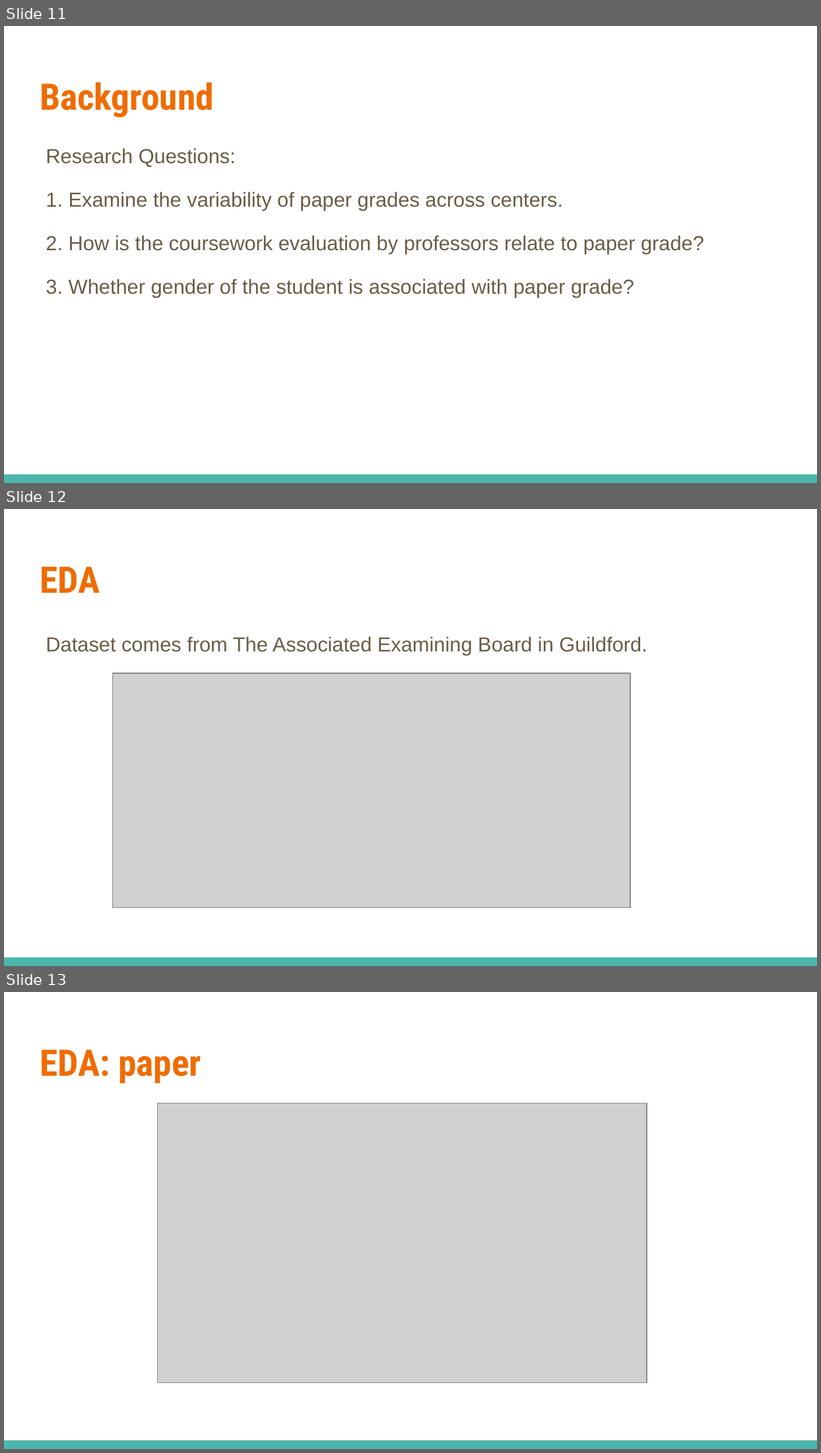
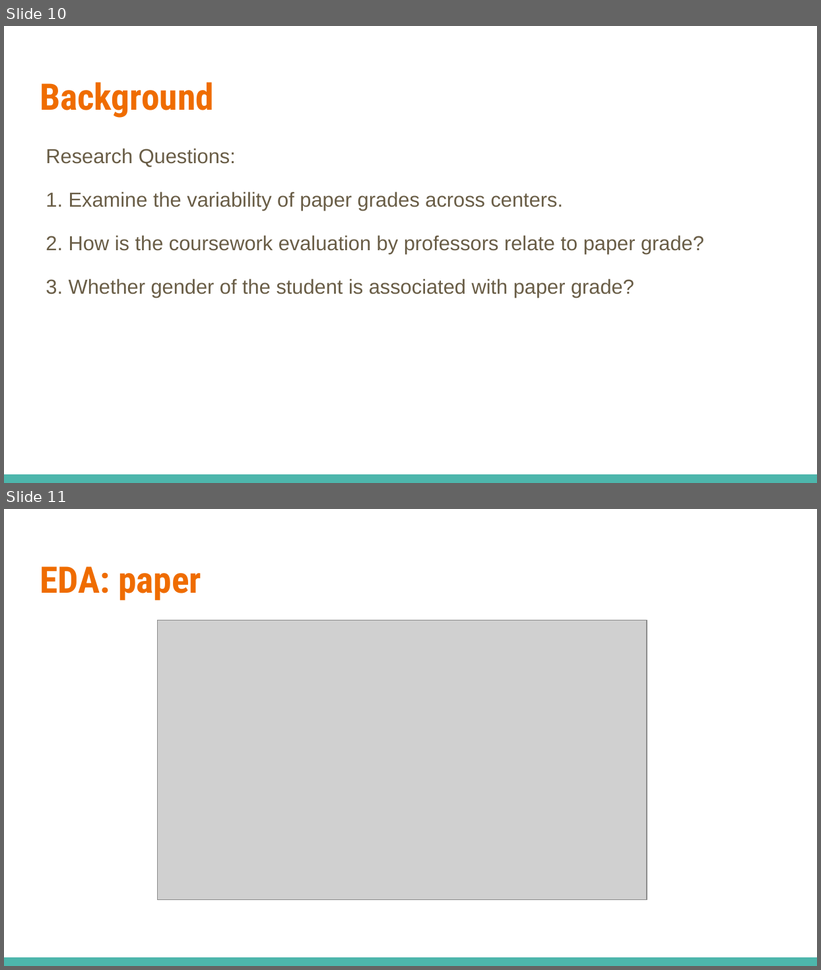
Before and after one commit to GaojiaXu/STA610-hw4, a slide deck: hierarchical model mini lecture.pptx. Shown one above the other, each under a label of ours: slides 11, 12 and 13 before the commit, slides 10 and 11 after it. The pictures are 821x1453 and 821x970 pixels, drawn with LibreOffice and Linux fonts; fonts in the diff are those of the drawing; grey boxes stand for pictures. Boxes give left, top, right and bottom in pixels: in the first picture for what was removed or moved away, otherwise in the second. Text is boxed around its words. In the diff, an @@ line names an element or a change of style, - is before the commit and + after.

```diff
--- a/hierarchical model mini lecture.pptx
+++ b/hierarchical model mini lecture.pptx
@@ slide 12 removed at (x1=4, y1=509, x2=817, y2=966), background #FFFFFF; not listed: 1 template element that a slide beside it also shows @@
@@ title removed at (x1=40, y1=566, x2=100, y2=593) @@
-EDA
@@ text removed at (x1=46, y1=636, x2=647, y2=656) @@
-Dataset comes from The Associated Examining Board in Guildford.
@@ picture removed at (x1=112, y1=673, x2=630, y2=908) @@
@@ what was slide 11 is now slide 10 @@
@@ what was slide 13 is now slide 11 @@
```
Also in this commit, not shown: 2 slides changed, 1 other slide removed.
